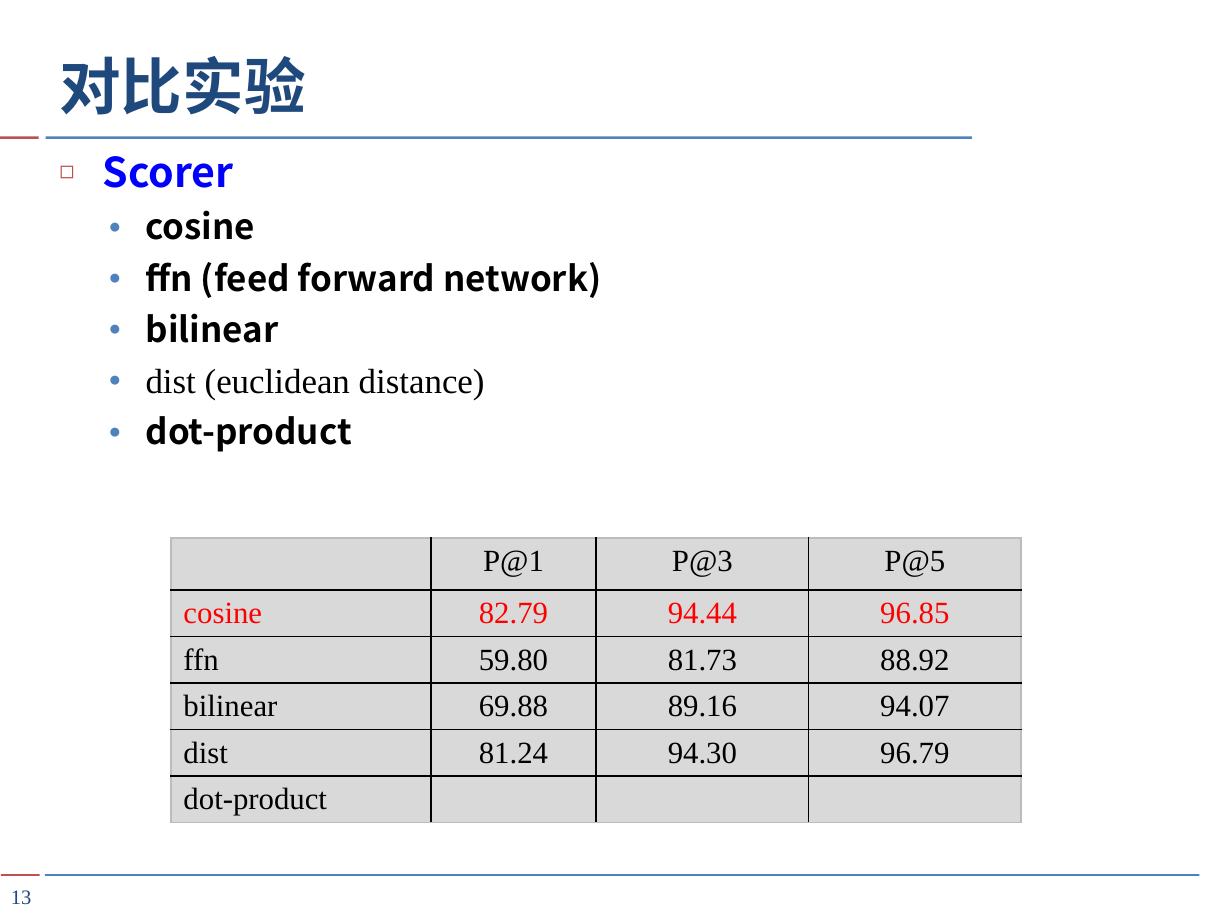
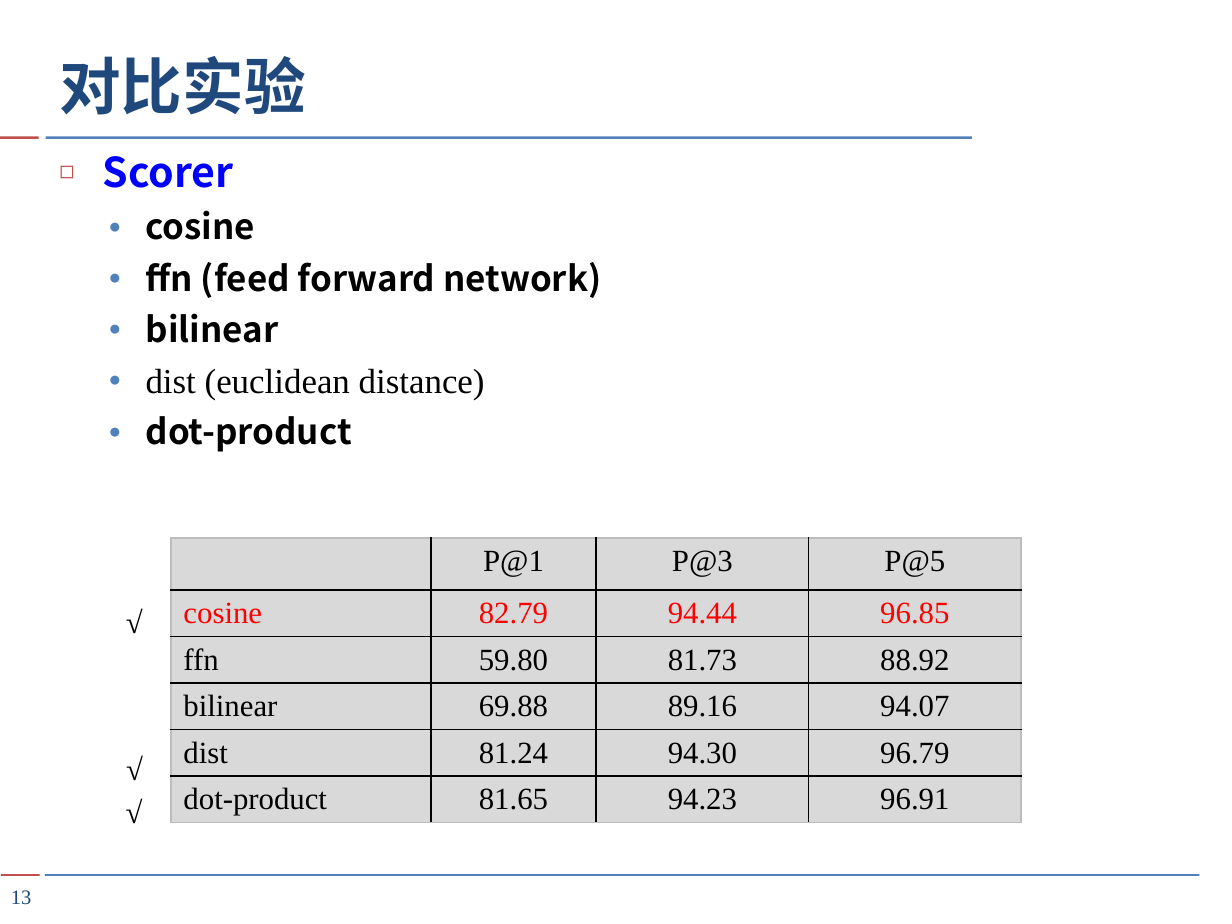
Before and after one commit to HMJW/hmjw.github.io, a slide deck: slide 13 of src/2020-9-3-text-ranker/TextRanker.pptx. Drawn at 1232x924 pixels with LibreOffice and Linux fonts; fonts in the diff are those of the drawing. Boxes give left, top, right and bottom in pixels: in the first picture for what was removed or moved away, otherwise in the second. Text is boxed around its words. In the diff, an @@ line names an element or a change of style, - is before the commit and + after.

Commit message:
TextRanker ppt

```diff
--- a/src/2020-9-3-text-ranker/TextRanker.pptx
+++ b/src/2020-9-3-text-ranker/TextRanker.pptx
@@ table at <box>171,538,1020,837</box> @@
-row 6: dot-product |  |  | 
+row 6: dot-product | 81.65 | 94.23 | 96.91
@@ text added at <box>113,598,155,647</box>, 18 pt, text #000000 @@
+√
@@ text added at <box>115,743,156,792</box>, 18 pt, text #000000 @@
+√
@@ text added at <box>113,786,155,835</box>, 18 pt, text #000000 @@
+√
```
Also in this commit, not shown: 12 other slides changed.
